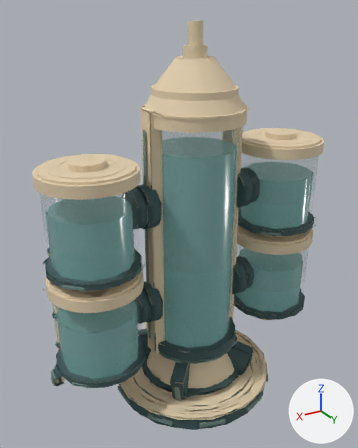
The glTF model assets/kit/labkit/Vat_T4_capneon.glb as it was, and as the next commit left it.
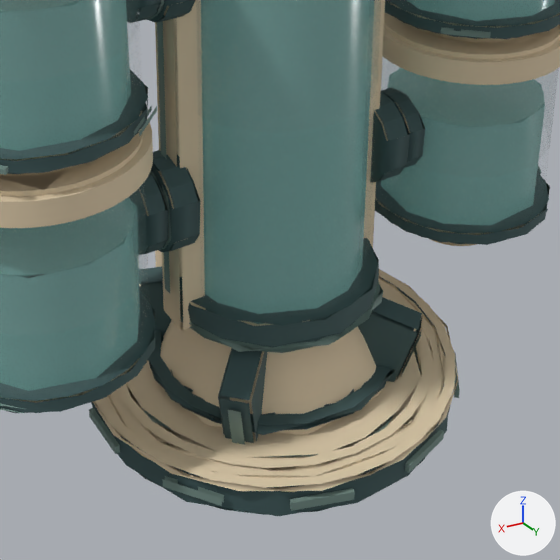
Old and new are each drawn whole from a 50 mm camera at (6.03, 9.38, 9.38) aimed at (0.29, -0.18, 4.6) and again close up on the part from 23% to 86% of the width and 49% to 100% of the height. Lighting does not change. The marker at lower right points along +X, +Y and +Z. The first two pictures are the older version. Where no turn or scale is listed for an object, it has been applied to the vertices. Vertices at exactly the same position are counted once.

Objects in the first close-up: 'Vat_T4'.
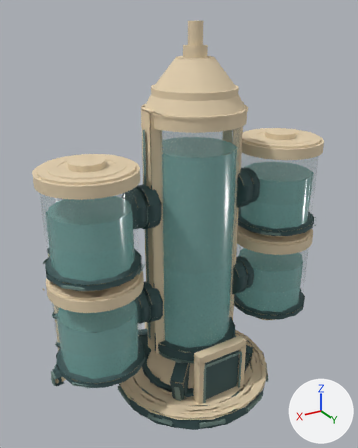
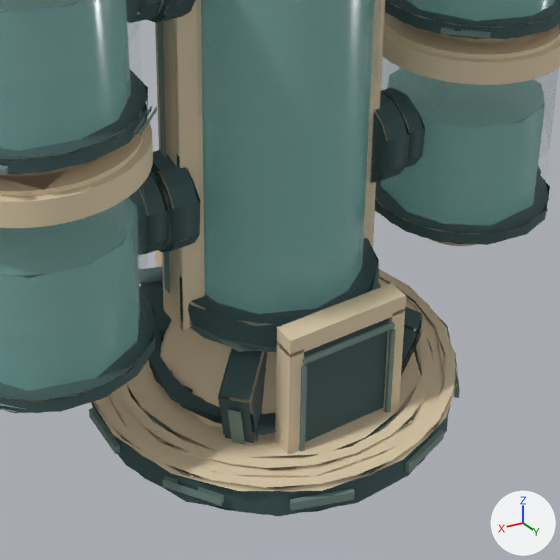
The change, as a list of edits to the scene's bpy script:
```text
Change me_vat_t4:
    used by ob_vat_t4; location = (0.0, 0.0, 0.0)
    remove me_vat_t4.from_pydata(...)  # 7047 vertices, 9293 faces; spans x -3.83..3.83, y -2.1..2.1, z -0.02..9.19
    add me_vat_t4.from_pydata(...)  # 7103 vertices, 9377 faces; spans x -3.83..3.83, y -2.1..2.1, z -0.02..9.19
    me_vat_t4 part 1: a new loose piece, a box spanning x -0.55..0.55, y 1.18..1.38, z 0.06..1.56, in mat_os_dark (dark cyan #3d5758)
    me_vat_t4 part 2: a new loose piece, a box spanning x 0.54..0.7, y 1.2..1.44, z 0.06..1.66, in mat_os_steel (beige #e2cfae)
    me_vat_t4 part 3: a new loose piece, a box spanning x -0.7..-0.54, y 1.2..1.44, z 0.06..1.66, in mat_os_steel (beige #e2cfae)
    me_vat_t4 part 4: a new loose piece, a box spanning x -0.7..0.7, y 1.2..1.44, z 1.62..1.82, in mat_os_steel (beige #e2cfae)
    me_vat_t4 part 5: a new loose piece, a box spanning x 0.515..0.565, y 1.43..1.47, z 0.16..1.46, in mat_os_detail (greyish green #718a83)
    me_vat_t4 part 6: a new loose piece, a box spanning x -0.565..-0.515, y 1.43..1.47, z 0.16..1.46, in mat_os_detail (greyish green #718a83)
    me_vat_t4 part 7: a new loose piece, a box spanning x -0.55..0.55, y 1.43..1.47, z 1.495..1.545, in mat_os_detail (greyish green #718a83)
```

Boxes [x1, y1, x2, y2] around the edits, measured in the close-ups (560 x 560 px):
part 1 of me_vat_t4, added
    after: [304, 318, 389, 442]
part 2 of me_vat_t4, added
    after: [275, 341, 304, 455]
part 3 of me_vat_t4, added
    after: [383, 310, 405, 409]
part 4 of me_vat_t4, added
    after: [277, 283, 406, 357]
part 5 of me_vat_t4, added
    after: [299, 364, 307, 451]
part 6 of me_vat_t4, added
    after: [384, 329, 396, 413]
part 7 of me_vat_t4, added
    after: [303, 322, 395, 365]
